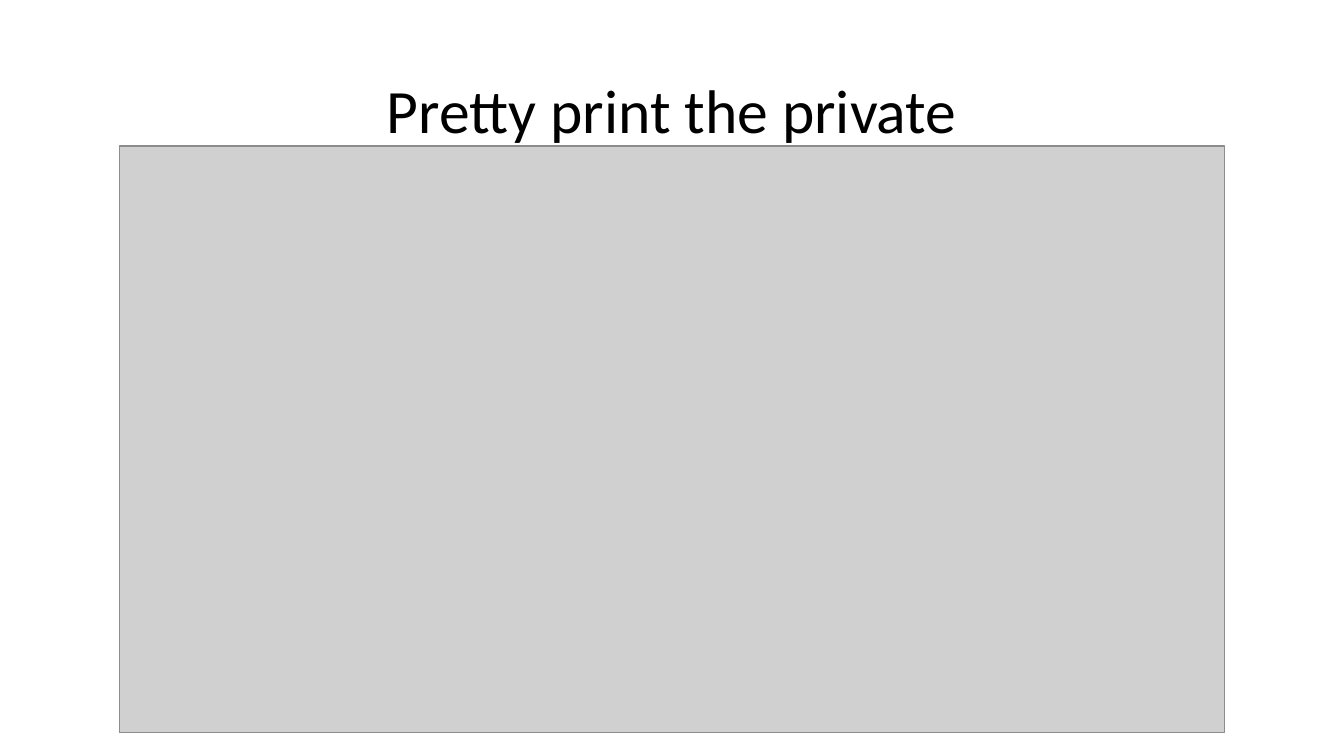
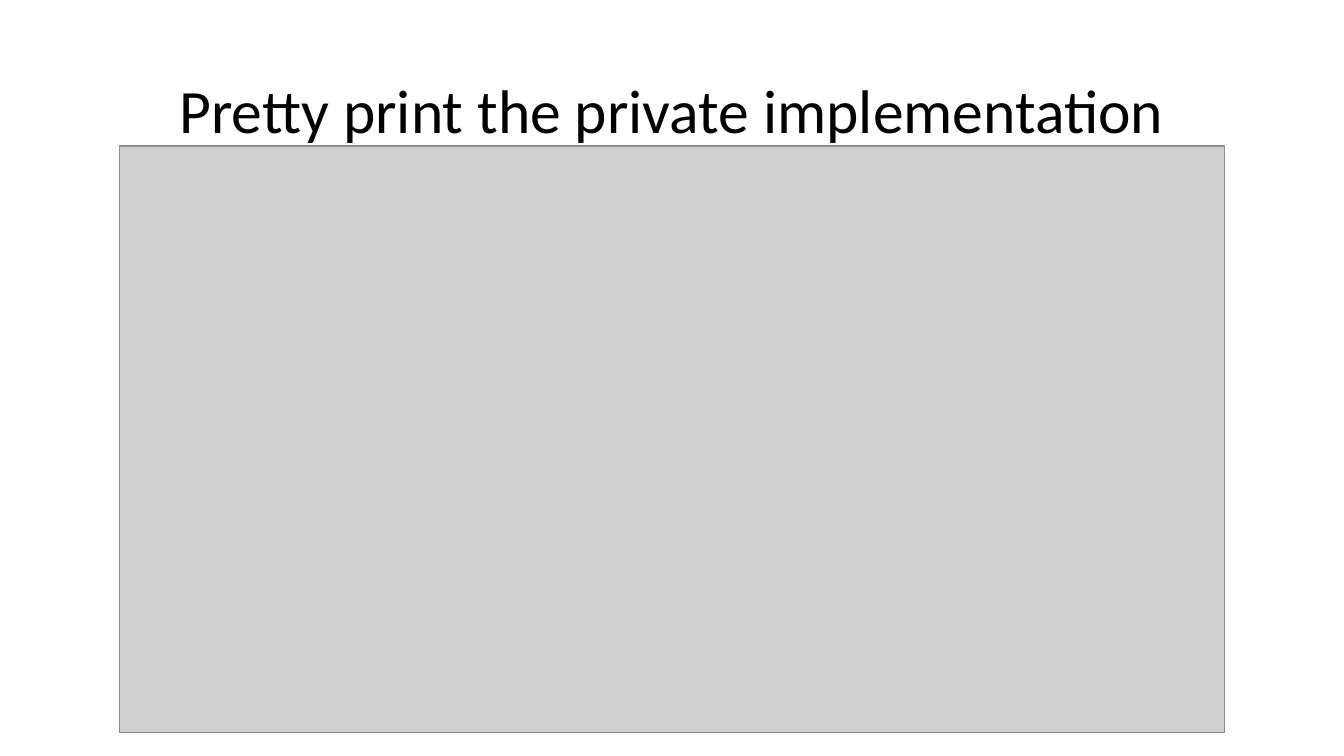
Before and after one commit to zebmason/PimplDotNet, a slide deck: slide 12 of PimplDotNet.pptx (slide 6 before the commit). Drawn at 1344x756 pixels with LibreOffice and Linux fonts; fonts in the diff are those of the drawing; grey boxes stand for pictures. Boxes give left, top, right and bottom in pixels: in the first picture for what was removed or moved away, otherwise in the second. Text is boxed around its words. In the diff, an @@ line names an element or a change of style, - is before the commit and + after.

```diff
--- a/PimplDotNet.pptx
+++ b/PimplDotNet.pptx
@@ title at (x1=179, y1=90, x2=1163, y2=148): text changed @@
-Pretty print the private
+Pretty print the private implementation
```
Also in this commit, not shown: 5 other slides changed, 8 slides added.
